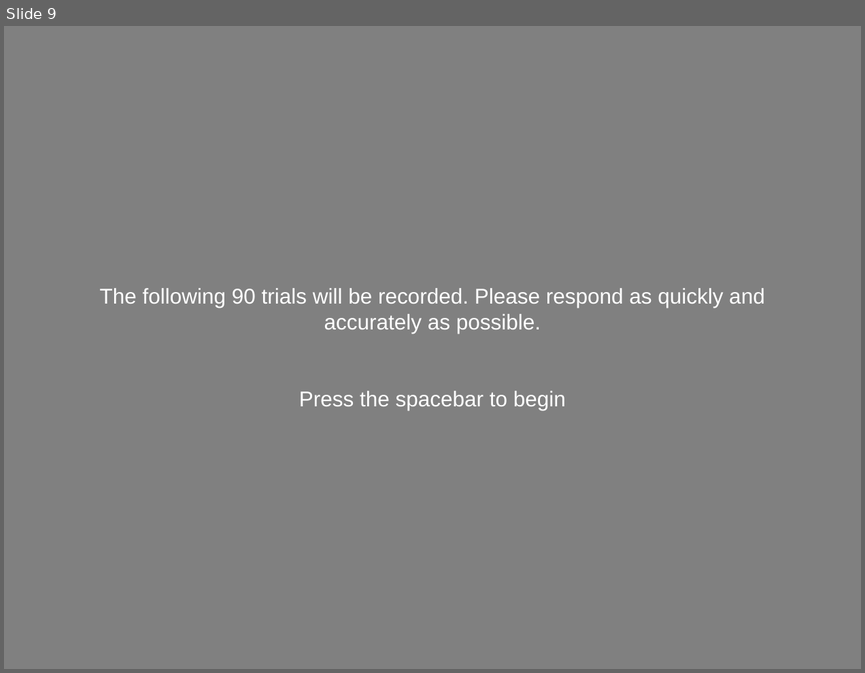
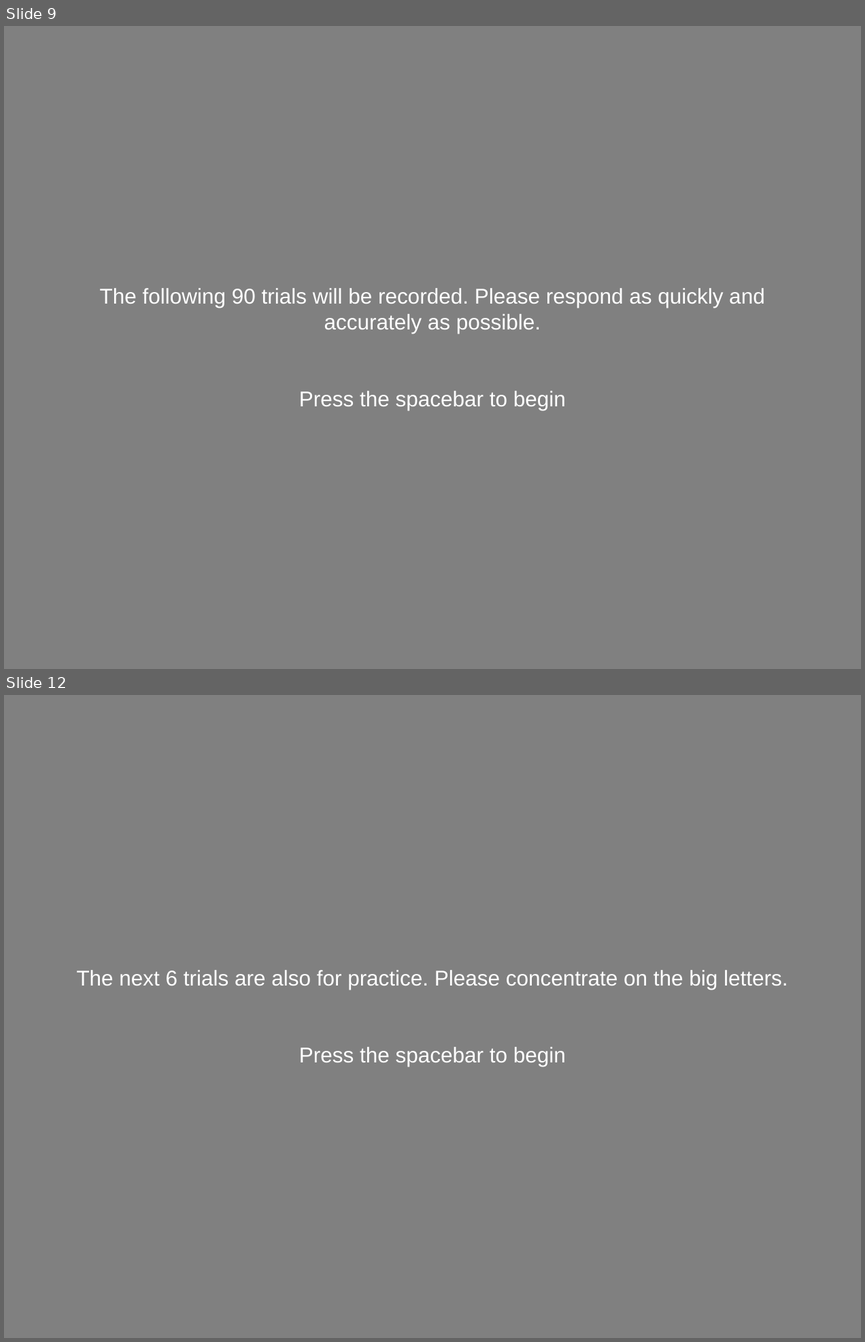
Before and after one commit to Roman-Belenya/psychophysics, a slide deck: images/instructions/instructions.pptx. Shown one above the other, each under a label of ours: slide 9 before the commit, slides 9 and 12 after it; the slides between them are not shown. The pictures are 865x673 and 865x1342 pixels, drawn with LibreOffice and Linux fonts; fonts in the diff are those of the drawing. Boxes give left, top, right and bottom in pixels: in the first picture for what was removed or moved away, otherwise in the second. Text is boxed around its words. In the diff, an @@ line names an element or a change of style, - is before the commit and + after.

```diff
--- a/images/instructions/instructions.pptx
+++ b/images/instructions/instructions.pptx
@@ slide 12 added at (4, 695, 861, 1338), background #808080 @@
@@ text added at (77, 970, 787, 1066), 18 pt, text #FFFFFF @@
+The next 6 trials are also for practice. Please concentrate on the big letters.
+Press the spacebar to begin
```
Also in this commit, not shown: 2 slides changed, 3 other slides added, 1 slide removed, 9 other files.
